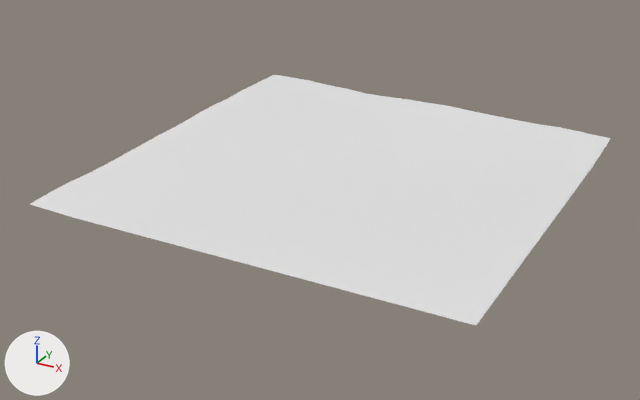
An edit to the OBJ model assets/maps/chunks/terrain_lod1_4_3.obj, drawn before and after from the same camera.
Both versions are drawn from a camera (50 mm lens) standing at (688.5, -668.0, 88.1) and looking at (571.6, -455.5, -18.2). Every picture has the same lights, and +X, +Y and +Z are marked at lower left. The older version comes first. Where no turn or scale is listed for an object, it has been applied to the vertices.

Script lines for the objects in view, before the commit:
```python
me_terrain_lod1_4_3 = bpy.data.meshes.new('terrain_lod1_4_3')
me_terrain_lod1_4_3.from_pydata(...)  # 289 vertices, 512 faces; spans x 512.0..640.0, y -512.0..-384.0, z -10.8..-5.3
ob_terrain_lod1_4_3 = bpy.data.objects.new('terrain_lod1_4_3', me_terrain_lod1_4_3)
ob_terrain_lod1_4_3.location = (0.0, 0.0, 0.0)
```
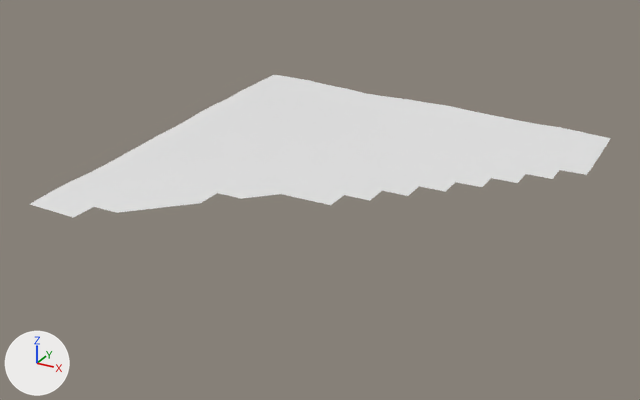
The edits, one by one:
me_terrain_lod1_4_3 is used by ob_terrain_lod1_4_3; location (0.0, 0.0, 0.0).
me_terrain_lod1_4_3 had 289 vertices, 512 faces and spanned x 512.0..640.0, y -512.0..-384.0, z -10.8..-5.3.
me_terrain_lod1_4_3 now has 201 vertices, 339 faces and spans x 512.0..640.0, y -512.0..-384.0, z -10.8..-5.3.
Part 1, on me_terrain_lod1_4_3:
88 vertices are removed from x 536.0..640.0, y -512.0..-424.0, z -10.8.
173 faces are deleted.

Boxes [x1, y1, x2, y2] around the edits, measured in the pictures (640 x 400 px):
'terrain_lod1_4_3', reshaped (43% shorter)
    before: [29, 75, 611, 325]
    after: [29, 75, 611, 218]
part 1 of me_terrain_lod1_4_3, deleted
    before: [74, 170, 586, 325]
